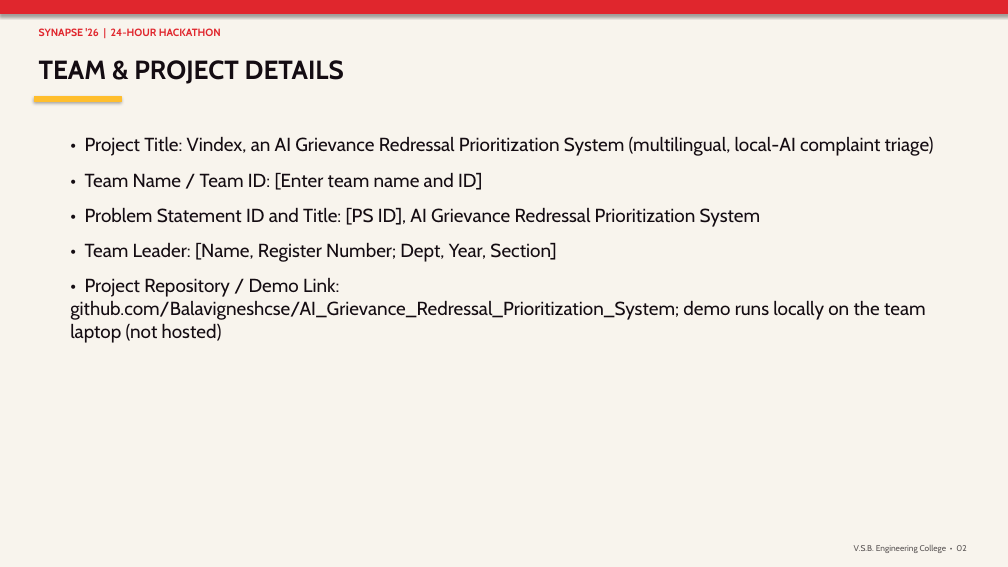
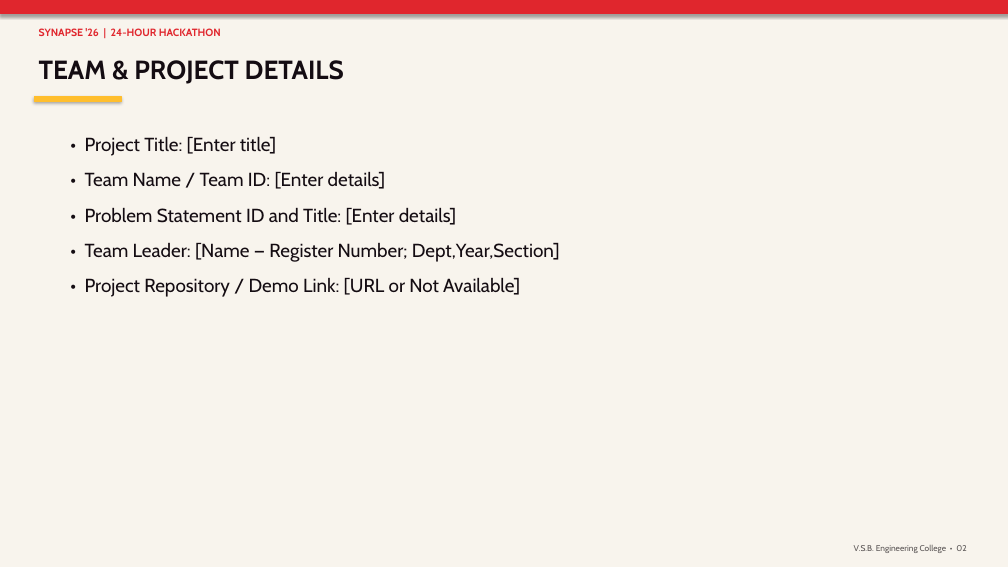
Before and after one commit to Balavigneshcse/AI_Grievance_Redressal_Prioritization_System, a slide deck: slide 1 of docs/sample.pptx (slide 2 before the commit). Drawn at 1008x567 pixels with LibreOffice and Linux fonts; fonts in the diff are those of the drawing. Boxes give left, top, right and bottom in pixels: in the first picture for what was removed or moved away, otherwise in the second. Text is boxed around its words. In the diff, an @@ line names an element or a change of style, - is before the commit and + after.

Commit message:
Deck: slides 2-8 rebuilt in the Logic Makers style inside the organiser frame
Banners, icon cards, a flowchart with a decision diamond, architecture zones,
a tech strip with logos, numbered rows and a today-vs-Vindex table; the frame
(top bar, header, title, accent, footer numbers) and slide 1 are untouched.
Also ignore the deck backups and the original SIH deck copy.

```diff
--- a/docs/sample.pptx
+++ b/docs/sample.pptx
@@ text at box(85, 137, 560, 297): text changed @@
-• Project Title: Vindex, an AI Grievance Redressal Prioritization System (multilingual, local-AI complaint triage)
-• Team Name / Team ID: [Enter team name and ID]
-• Problem Statement ID and Title: [PS ID], AI Grievance Redressal Prioritization System
-• Team Leader: [Name, Register Number; Dept, Year, Section]
-• Project Repository / Demo Link: github.com/Balavigneshcse/AI_Grievance_Redressal_Prioritization_System; demo runs locally on the team laptop (not hosted)
+• Project Title: [Enter title]
+• Team Name / Team ID: [Enter details]
+• Problem Statement ID and Title: [Enter details]
+• Team Leader: [Name — Register Number; Dept,Year,Section]
+• Project Repository / Demo Link: [URL or Not Available]
```
Also in this commit, not shown: 7 other slides changed, 4 slides removed, 1 other file.
